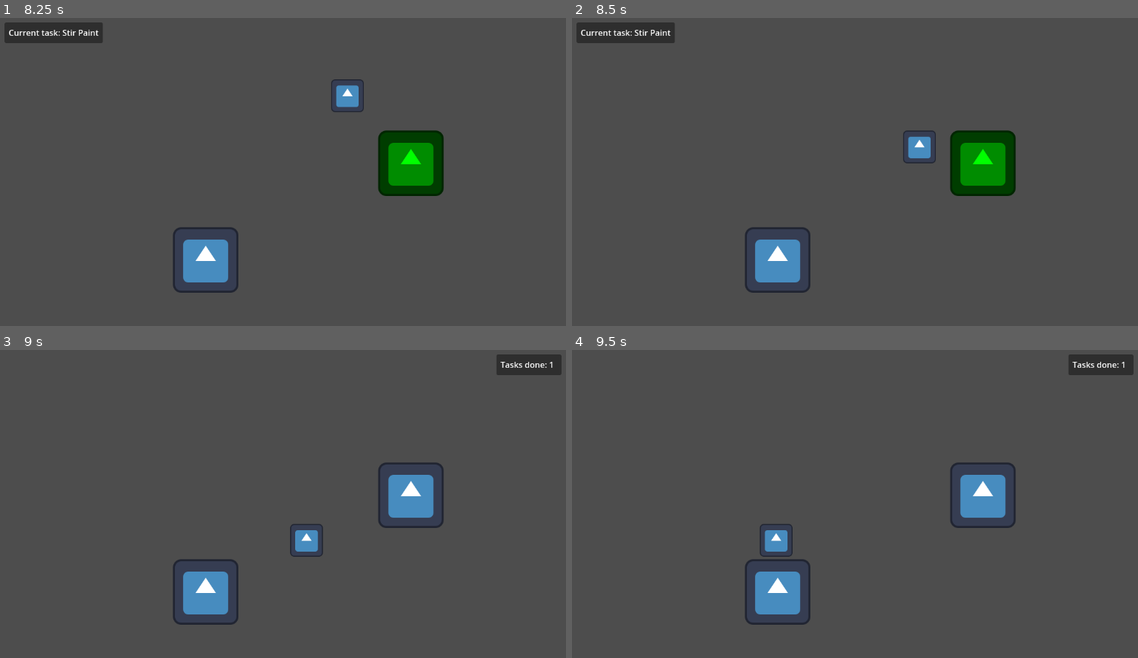
Above: before the commit, frames 1-4 (two rows, left to right).
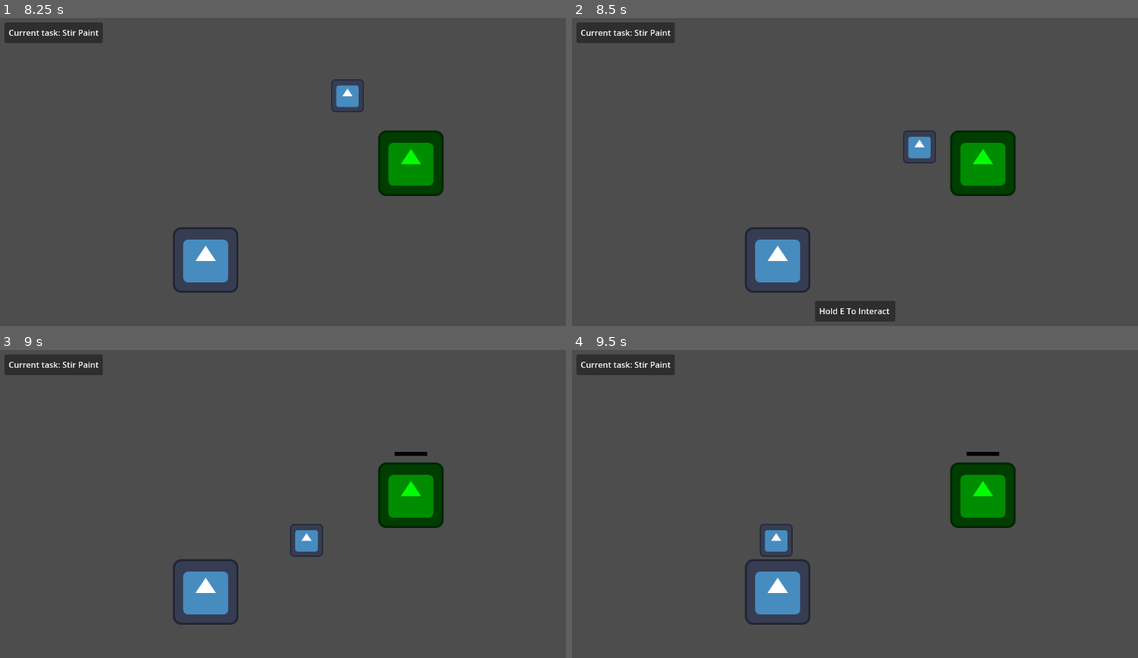
Above: after the commit, the same moments.

Repository: mcelroa/OneOfMany
Game: Godot game, scene res://Scenes/game.tscn
The game is run twice, just before and just after one commit, with the same random seed, the same clock (stepped at 60 frames per second) and the same inputs. The engine's default icon, where the game draws it, is replaced by a stand-in: a white triangle on a blue panel in a dark square.
Inputs:
- Up to frame 1 (8.25 s): tap Enter at 0.5 s; hold D (right) 0.53-1.28 s; hold E (interact) 0.53-1.28 s; hold S (down) 1.28-2.03 s; tap E (interact) every 1.5 s from 1.35 to 7.35 s; hold D (right) 2.03-2.78 s; hold E (interact) 2.03-2.78 s; hold W (up) 2.78-3.53 s; hold E (interact) 3.53-4.28 s; hold A (left) 3.53-5.03 s; hold S (down) 5.03-5.78 s; hold E (interact) 5.03-5.78 s; hold D (right) 5.78-6.53 s; hold W (up) 6.53-7.28 s; hold E (interact) 6.53-7.28 s; hold D (right) 7.28-8.03 s; hold S (down) from 8.03 s (still down); hold E (interact) from 8.03 s (still down)
- Up to frame 2 (8.5 s): keep holding S (down); keep holding E (interact)
- Up to frame 3 (9 s): release S (down) at 8.78 s; release E (interact) at 8.78 s; hold A (left) from 8.78 s (still down); tap E (interact) at 8.85 s
- Up to frame 4 (9.5 s): keep holding A (left)

Frame 1 is identical in both runs. In frame 2, 0.9% of the frame differs, in the area x 43-58%, y 91-99%; in frame 3, 4.3%, in the area x 0-100%, y 1-58%; in frame 4, 4.3%.

Commit message:
added progress bar to tasks to track completion

Diff:
--- a/Scenes/Entities/player.gd
+++ b/Scenes/Entities/player.gd
@@ -1,22 +1,47 @@
 class_name Player
 extends CharacterBody2D
 
+signal task_available(available: bool)
+
 @export var speed = 400
+@export var task_manager: TaskManager
 
-
-var nearby_task: TaskDefinition
-var is_near_task: bool = false;
-
-var task_manager: TaskManager
+var nearby_task: Task
+var is_holding_task: bool = false;
 
 
 func _ready() -> void:
-	task_manager = get_tree().get_first_node_in_group("task_manager")
+	task_manager.task_assigned.connect(on_task_assigned)
+	task_manager.task_completed.connect(on_task_completed)
 
 
 func _unhandled_input(event: InputEvent) -> void:
-	if event.is_action_pressed("interact") && nearby_task:
-		task_manager.complete_task(nearby_task)
+	if event.is_action_pressed("interact"):
+		if nearby_task and task_manager.current_task:
+			if nearby_task.task_def.id == task_manager.current_task.id:
+				is_holding_task = true
+				nearby_task.start_hold()
+
+	if event.is_action_released("interact"):
+		cancel_task_hold()
+
+
+func _process(delta: float) -> void:
+	if not is_holding_task:
+		return
+
+	if nearby_task == null:
+		is_holding_task = false
+		return
+
+	if nearby_task.tick_hold(delta):
+		is_holding_task = false
+		task_manager.complete_task(nearby_task.task_def)
+
+
+func _physics_process(_delta):
+	get_input()
+	move_and_slide()
 
 
 func get_input():
@@ -24,6 +49,26 @@
 	velocity = input_direction * speed
 
 
-func _physics_process(_delta):
-	get_input()
-	move_and_slide()
+func cancel_task_hold() -> void:
+	if is_holding_task and nearby_task:
+		nearby_task.cancel_hold()
+	is_holding_task = false
+
+
+func can_interact() -> bool:
+	return nearby_task != null \
+		and task_manager.current_task != null \
+		and nearby_task.task_def.id == task_manager.current_task.id
+
+
+func update_task_available() -> void:
+	task_available.emit(can_interact())
+
+
+func on_task_assigned(_task: TaskDefinition) -> void:
+	update_task_available()
+
+
+func on_task_completed(_total: int) -> void:
+	cancel_task_hold()
+	update_task_available()
--- a/Scenes/Entities/task.gd
+++ b/Scenes/Entities/task.gd
@@ -2,10 +2,16 @@
 extends Node2D
 
 @export var task_def: TaskDefinition
+@export var hold_duration: float = 4.0
 
 @onready var sprite: Sprite2D = $Sprite2D
+@onready var bar_root: Node2D = $ProgressBarRoot
+@onready var bar_fill: Sprite2D = $ProgressBarRoot/BarFill
 
 var task_manager: TaskManager
+
+var holding: bool = false
+var progress: float = 0.0
 
 
 func _ready() -> void:
@@ -14,24 +20,62 @@
 	task_manager.task_assigned.connect(on_task_assigned)
 	task_manager.task_completed.connect(on_task_completed)
 
+	bar_root.visible = false
+	set_fill(0.0)
+
+
+func start_hold():
+	holding = true
+	progress = 0.0
+	bar_root.visible = true
+	set_fill(progress)
+
+
+func cancel_hold() -> void:
+	holding = false
+	progress = 0.0
+	bar_root.visible = false
+	set_fill(0.0)
+
+
+func tick_hold(delta: float) -> bool:
+	if not holding:
+		return false
+
+	progress += delta / hold_duration
+	progress = clamp(progress, 0.0, 1.0)
+	set_fill(progress)
+
+	if progress >= 1.0:
+		holding = false
+		bar_root.visible = false
+		return true
+
+	return false
+
+func set_fill(amount: float) -> void:
+	bar_fill.scale.x = amount
+
 
 func set_active(active: bool) -> void:
 	sprite.modulate = Color.GREEN if active else Color.WHITE
+	if not active:
+		cancel_hold()
 
 
 func on_area_entered(body: Player) -> void:
-	body.nearby_task = task_def
-	body.is_near_task = true
-
+	body.nearby_task = self
+	body.update_task_available()
 
 func on_area_exited(body: Player) -> void:
-	body.nearby_task = null
-	body.is_near_task = false
+	if body.nearby_task == self:
+		body.nearby_task = null
+		body.cancel_task_hold()
+		body.update_task_available()
 
 
 func on_task_assigned(task: TaskDefinition) -> void:
-	if task_def.id == task.id:
-		set_active(true)
+	set_active(task_def.id == task.id)
 
 
 func on_task_completed(_total: int) -> void:
--- a/Scenes/Entities/task.tscn
+++ b/Scenes/Entities/task.tscn
@@ -1,7 +1,9 @@
-[gd_scene load_steps=4 format=3 uid="uid://bvejjyk28tffe"]
+[gd_scene load_steps=6 format=3 uid="uid://bvejjyk28tffe"]
 
 [ext_resource type="Script" uid="uid://c5p2s8byyv3ub" path="res://Scenes/Entities/task.gd" id="1_cc1us"]
 [ext_resource type="Texture2D" uid="uid://ckwmhp2fqsey3" path="res://icon.svg" id="1_fk38o"]
+[ext_resource type="Texture2D" uid="uid://dg8sg61v6cknb" path="res://Assets/UI/bar_background.png" id="3_p0hvf"]
+[ext_resource type="Texture2D" uid="uid://d2npa3gxxrrjd" path="res://Assets/UI/bar_fill.png" id="4_pu625"]
 
 [sub_resource type="CircleShape2D" id="CircleShape2D_cc1us"]
 radius = 145.0
@@ -13,10 +15,26 @@
 texture = ExtResource("1_fk38o")
 
 [node name="InteractableArea" type="Area2D" parent="."]
+visible = false
 collision_layer = 2
 
 [node name="CollisionShape2D" type="CollisionShape2D" parent="InteractableArea"]
 shape = SubResource("CircleShape2D_cc1us")
 
+[node name="ProgressBarRoot" type="Node2D" parent="."]
+
+[node name="BarBackground" type="Sprite2D" parent="ProgressBarRoot"]
+modulate = Color(0, 0, 0, 1)
+position = Vector2(0, -85)
+texture = ExtResource("3_p0hvf")
+centered = false
+offset = Vector2(-32, 0)
+
+[node name="BarFill" type="Sprite2D" parent="ProgressBarRoot"]
+position = Vector2(0, -85)
+texture = ExtResource("4_pu625")
+centered = false
+offset = Vector2(-32, 0)
+
 [connection signal="body_entered" from="InteractableArea" to="." method="on_area_entered"]
 [connection signal="body_exited" from="InteractableArea" to="." method="on_area_exited"]
--- a/Scenes/Managers/round_manager.gd
+++ b/Scenes/Managers/round_manager.gd
@@ -37,7 +37,7 @@
 
 
 func on_task_completed(total: int) -> void:
-	if !is_running:
+	if not is_running:
 		return
 
 	tasks_done = total
--- a/Scenes/Managers/task_manager.gd
+++ b/Scenes/Managers/task_manager.gd
@@ -29,7 +29,7 @@
 
 
 func assign_task(task: TaskDefinition) -> void:
-	if !enabled:
+	if not enabled:
 		return
 
 	current_task = task
@@ -38,7 +38,7 @@
 
 
 func complete_task(task: TaskDefinition) -> void:
-	if !enabled:
+	if not enabled:
 		return
 
 	if current_task == null:
@@ -60,7 +60,7 @@
 
 
 func start_timer() -> void:
-	if !enabled:
+	if not enabled:
 		return
 
 	pick_task_timer.start()
--- a/Scenes/UI/hud.gd
+++ b/Scenes/UI/hud.gd
@@ -1,7 +1,6 @@
 class_name HUD
 extends CanvasLayer
 
-@onready var interact_label: Label = %InteractLabel
 @onready var interact_prompt: Control = $MarginContainer/InteractPrompt
 @onready var current_task_label: Label = %CurrentTaskLabel
 @onready var current_task: Control = $MarginContainer/CurrentTask
@@ -15,6 +14,7 @@
 
 @export var task_manager: TaskManager
 @export var round_manager: RoundManager
+@export var player: Player
 
 
 func _ready() -> void:
@@ -23,6 +23,8 @@
 	task_manager.task_completed.connect(on_task_completed)
 
 	round_manager.round_progress.connect(on_round_progress)
+
+	player.task_available.connect(on_task_available)
 
 	countdown_timer.timeout.connect(on_countdown_tick)
 
@@ -62,3 +64,7 @@
 func on_task_completed(_total: int) -> void:
 	current_task.visible = false
 	tasks_complete.visible = true
+
+
+func on_task_available(available: bool) -> void:
+	interact_prompt.visible = available
--- a/Scenes/UI/hud.tscn
+++ b/Scenes/UI/hud.tscn
@@ -45,7 +45,7 @@
 [node name="InteractLabel" type="Label" parent="MarginContainer/InteractPrompt/PanelContainer/MarginContainer"]
 unique_name_in_owner = true
 layout_mode = 2
-text = "Press E to Interact"
+text = "Hold E To Interact"
 
 [node name="CurrentTask" type="Control" parent="MarginContainer"]
 visible = false
--- a/Scenes/game.tscn
+++ b/Scenes/game.tscn
@@ -11,9 +11,10 @@
 
 [node name="Game" type="Node2D"]
 
-[node name="HUD" parent="." node_paths=PackedStringArray("task_manager", "round_manager") instance=ExtResource("1_wowpa")]
+[node name="HUD" parent="." node_paths=PackedStringArray("task_manager", "round_manager", "player") instance=ExtResource("1_wowpa")]
 task_manager = NodePath("../TaskManager")
 round_manager = NodePath("../RoundManager")
+player = NodePath("../Player")
 
 [node name="TaskManager" parent="." instance=ExtResource("2_i6g32")]
 all_tasks = Array[ExtResource("3_1l0tm")]([ExtResource("4_wowpa"), ExtResource("3_3dryh")])
@@ -22,8 +23,9 @@
 target_tasks = 1
 task_manager = NodePath("../TaskManager")
 
-[node name="Player" parent="." instance=ExtResource("2_wrm1d")]
+[node name="Player" parent="." node_paths=PackedStringArray("task_manager") instance=ExtResource("2_wrm1d")]
 position = Vector2(102, 95)
+task_manager = NodePath("../TaskManager")
 
 [node name="Task" parent="." instance=ExtResource("2_qxrlw")]
 position = Vector2(826, 307)
Binary file added: Assets/UI/bar_background.png
Not shown, added: Assets/UI/bar_background.png.import
Binary file added: Assets/UI/bar_fill.png
Not shown, added: Assets/UI/bar_fill.png.import
